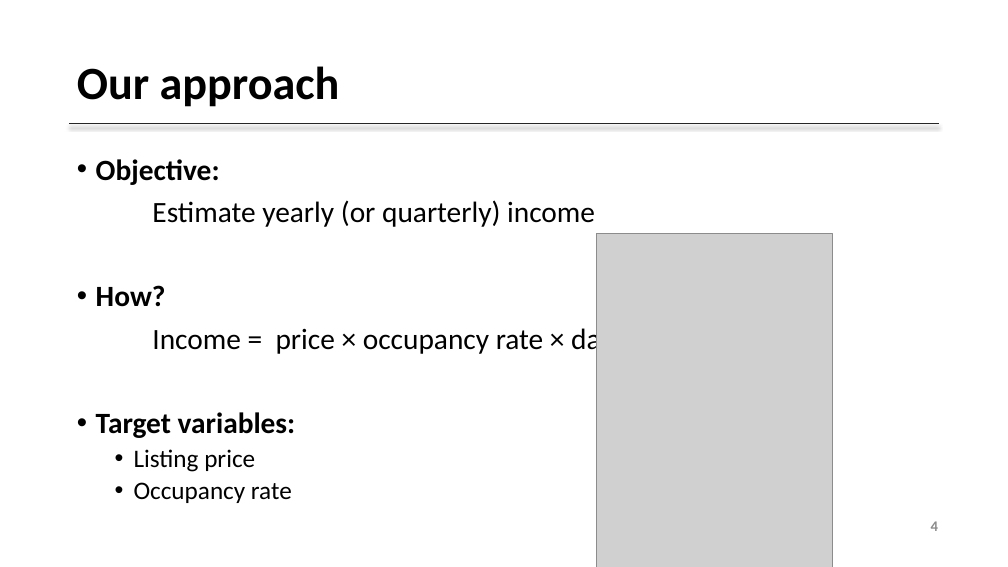
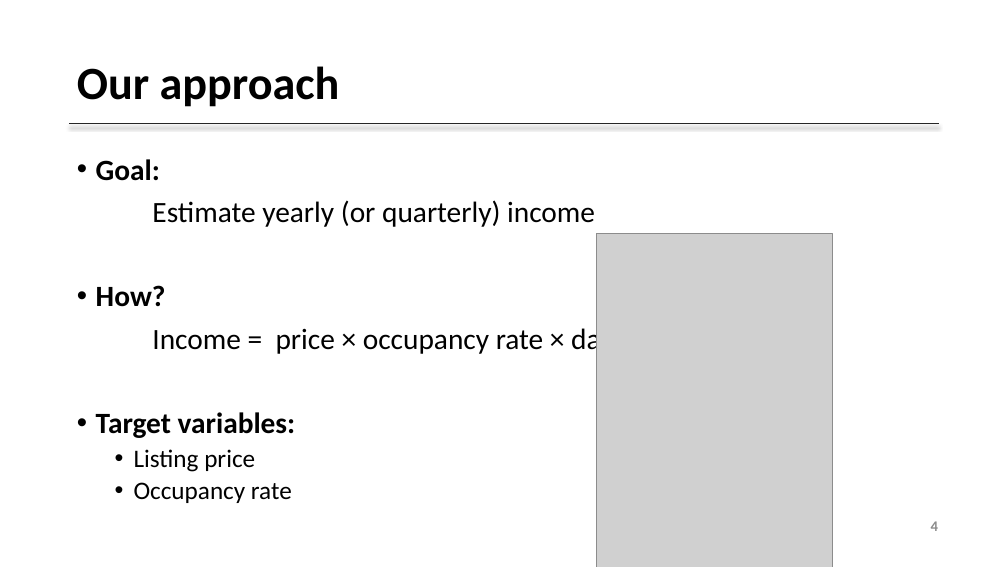
Before and after one commit to malfii/airbnb_investment, a slide deck: slide 4 of presentation/airbnb_investment_Alfi.pptx. Drawn at 1008x567 pixels with LibreOffice and Linux fonts; fonts in the diff are those of the drawing; grey boxes stand for pictures; background and template pictures are left out. Boxes give left, top, right and bottom in pixels: in the first picture for what was removed or moved away, otherwise in the second. Text is boxed around its words. In the diff, an @@ line names an element or a change of style, - is before the commit and + after.

```diff
--- a/presentation/airbnb_investment_Alfi.pptx
+++ b/presentation/airbnb_investment_Alfi.pptx
@@ text at (96,159,160,181): text changed @@
-• Objective:
+• Goal:
```
Also in this commit, not shown: 3 other slides changed.
